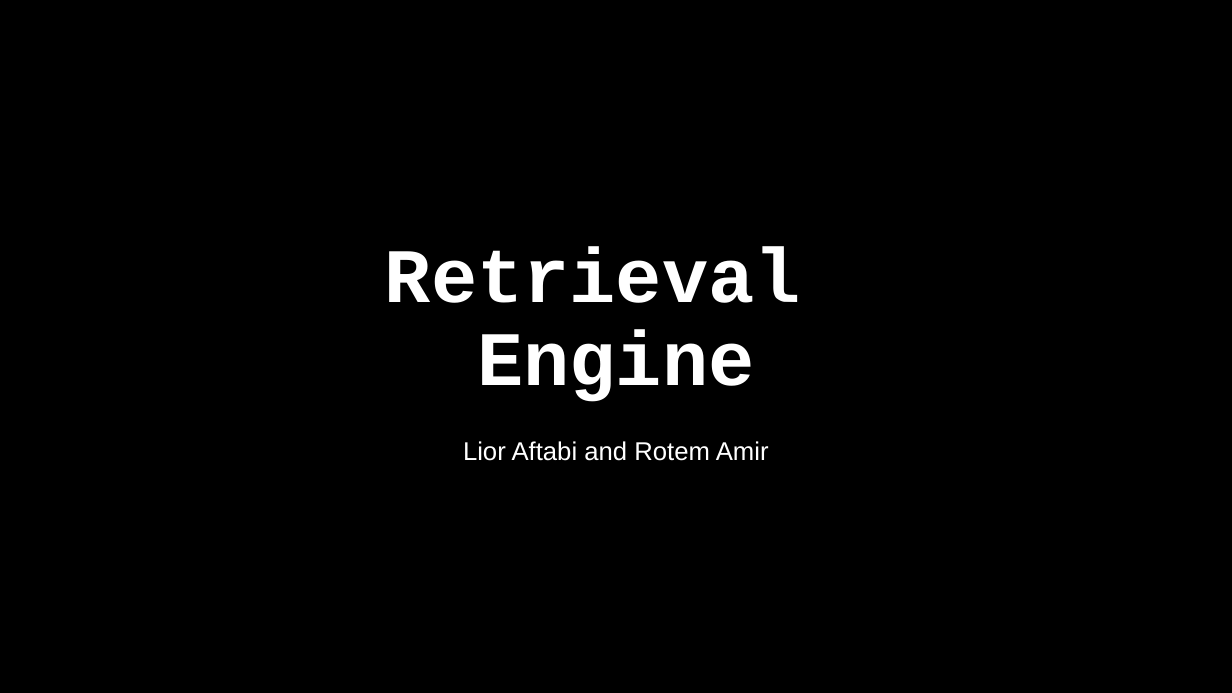
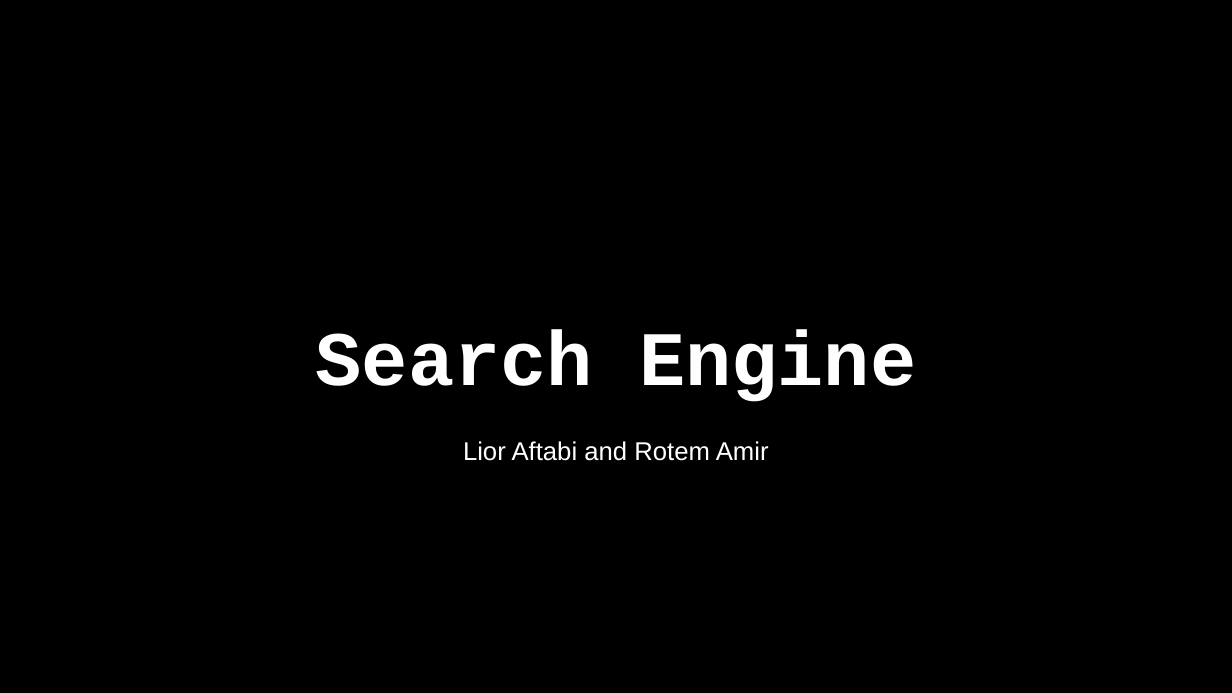
Before and after one commit to lioraft/IR_SearchEngine, a slide deck: slide 1 of docs/presentation.pptx. Drawn at 1232x693 pixels with LibreOffice and Linux fonts; fonts in the diff are those of the drawing; background and template pictures are left out. Boxes give left, top, right and bottom in pixels: in the first picture for what was removed or moved away, otherwise in the second. Text is boxed around its words. In the diff, an @@ line names an element or a change of style, - is before the commit and + after.

```diff
--- a/docs/presentation.pptx
+++ b/docs/presentation.pptx
@@ title at (316,329,916,402): text changed @@
-Retrieval
-Engine
+Search Engine
```
Also in this commit, not shown: 1 other slide changed, 14 other files.
